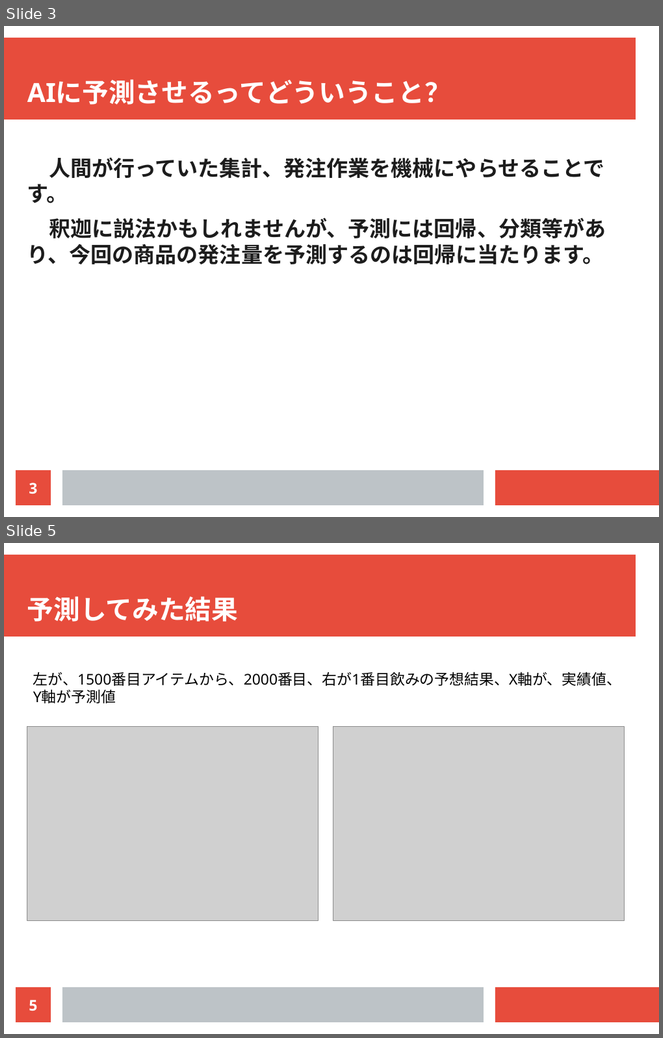
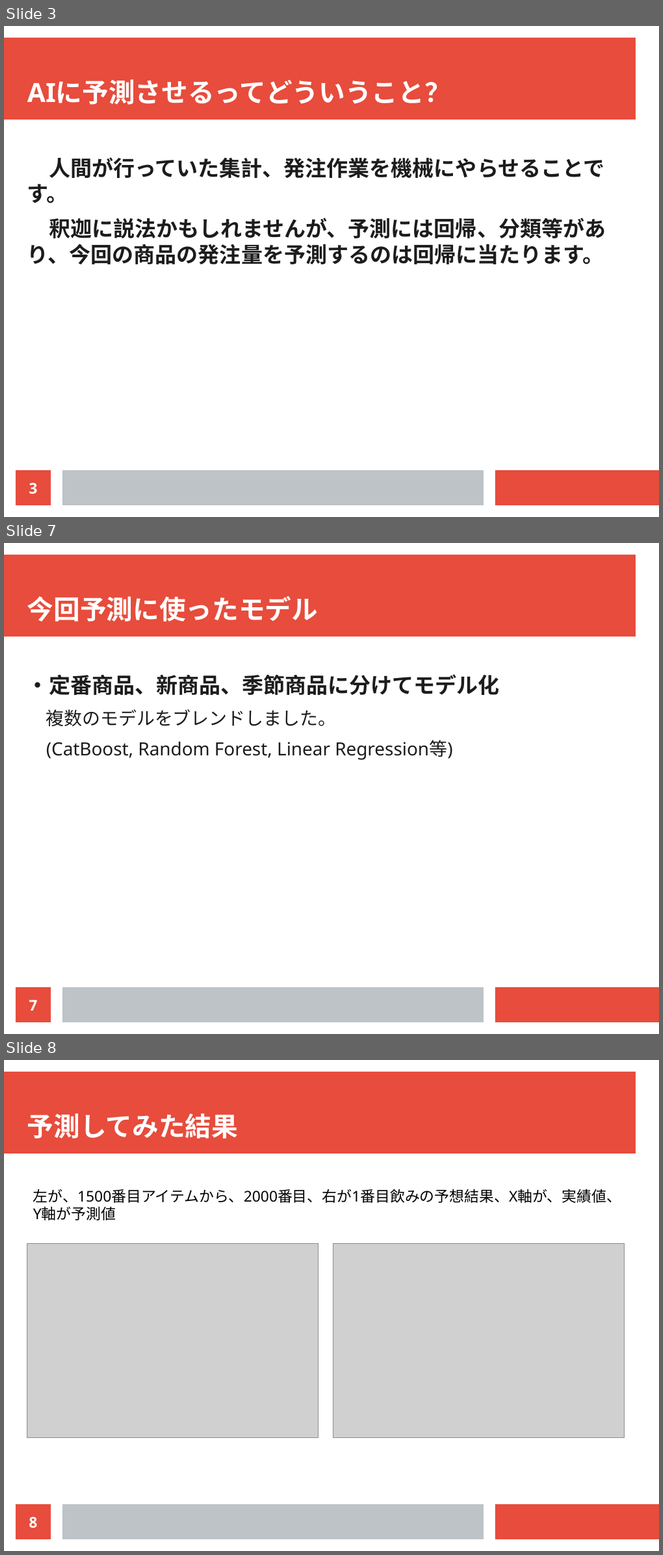
Before and after one commit to ducksfrogs/AIQuest, a slide deck: pbl01_2/docs/presen2.odp. Shown one above the other, each under a label of ours: slides 3 and 5 before the commit, slides 3, 7 and 8 after it; the slides between them are not shown. The pictures are 663x1038 and 663x1555 pixels, drawn with LibreOffice and Linux fonts; fonts in the diff are those of the drawing; grey boxes stand for pictures. Boxes give left, top, right and bottom in pixels: in the first picture for what was removed or moved away, otherwise in the second. Text is boxed around its words. In the diff, an @@ line names an element or a change of style, - is before the commit and + after.

```diff
--- a/pbl01_2/docs/presen2.odp
+++ b/pbl01_2/docs/presen2.odp
@@ slide 7 added at [4,543,659,1034], background #FFFFFF; not listed: 3 template elements that a slide beside it also shows @@
@@ title added at [27,596,318,622], 32 pt, text #FFFFFF, bold @@
+今回予測に使ったモデル
@@ text added at [27,674,500,760], 22 pt, text #1C1C1C @@
+・定番商品、新商品、季節商品に分けてモデル化
+  複数のモデルをブレンドしました。
+  (CatBoost, Random Forest, Linear Regression等)
@@ page number added at [16,988,51,1023], fill #E74C3C, 18 pt, text #FFFFFF, bold @@
+7
@@ what was slide 5 is now slide 8 @@
@@ page number at [29,1517,37,1529]: text changed @@
-5
+8
```
Also in this commit, not shown: 2 slides changed, 3 other slides added, 1 slide removed, 3 other files.
